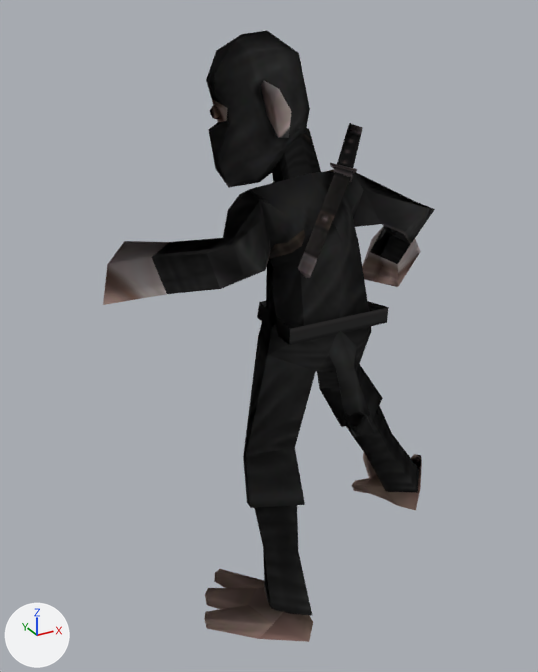
A saved change to the glTF model public/assets/goldens/ps2_save-icons_timesplitters-future-perfect.glb.
Both versions are drawn from a 50 mm lens placed at (-2.1, -3.06, 3.21), pointed at (-0.24, 0.31, 1.52). Every picture has the same lights, and +X, +Y and +Z are marked at lower left. The older version comes first. Where no turn or scale is listed for an object, it has been applied to the vertices.

Objects in the first picture: 'tssave.ico'.
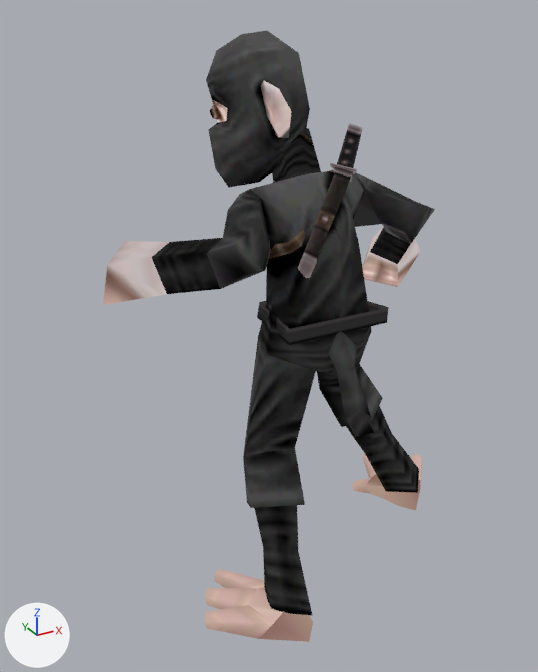
Diff of the bpy script that builds the scene:
```diff
--- a/public/assets/goldens/ps2_save-icons_timesplitters-future-perfect.glb.py
+++ b/public/assets/goldens/ps2_save-icons_timesplitters-future-perfect.glb.py
@@ mat_ps2_icon @@
 mat_ps2_icon = bpy.data.materials.new('ps2-icon')
-# nodes: BsdfPrincipled, Mix, OutputMaterial, TexImage, VertexColor
+# nodes: BsdfTransparent, Emission, LightPath, Mix, MixShader, OutputMaterial, TexImage, VertexColor
 # uses the picture img_tssave_ico
```

Where the change shows, as pixel boxes [x1, y1, x2, y2] in the pictures (538 x 672 px):
'tssave.ico', recoloured (lighter): [103, 30, 435, 642] in both
